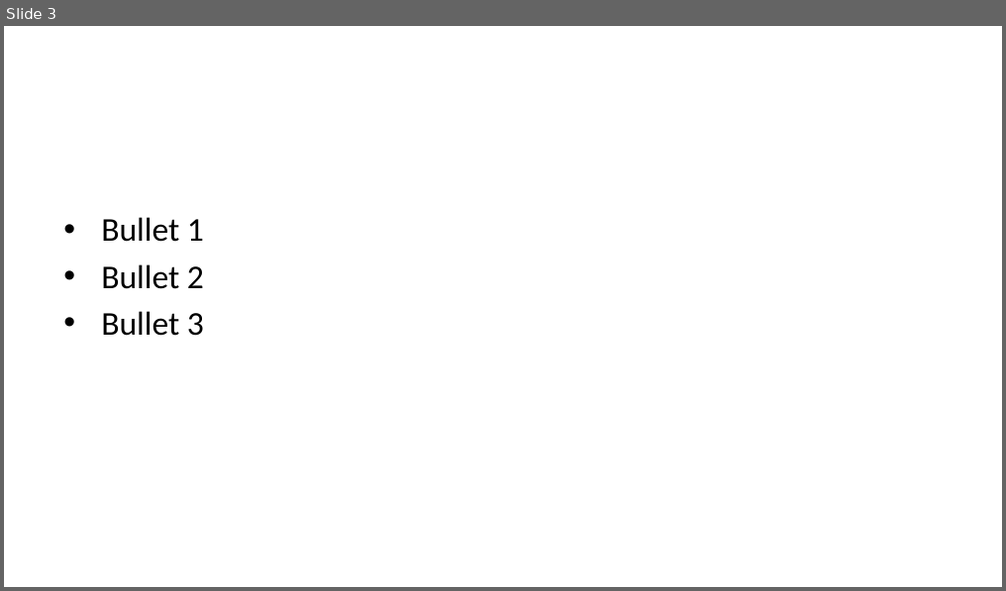
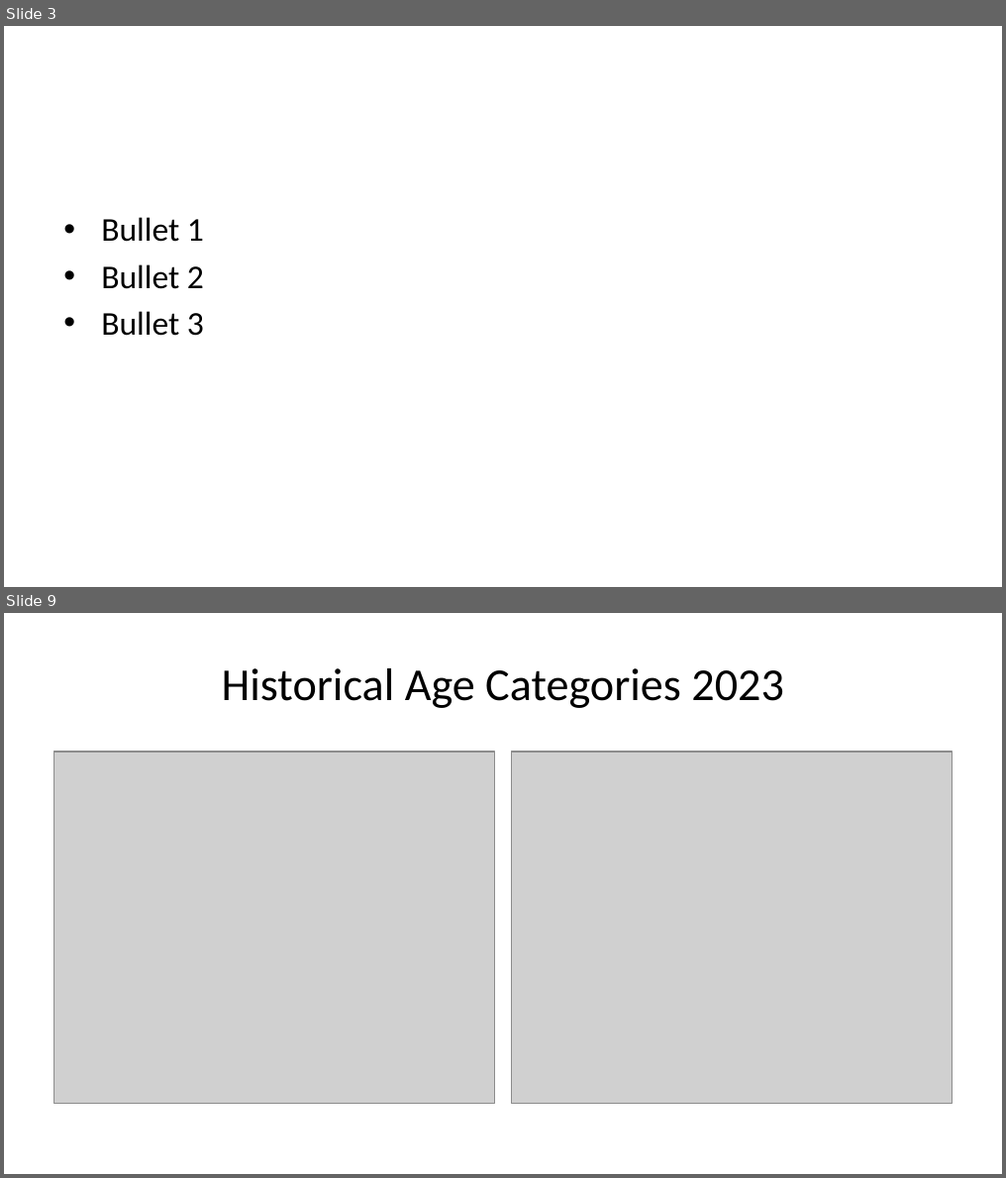
Before and after one commit to LeightonWu/demo_video, a slide deck: presentation.pptx. Shown one above the other, each under a label of ours: slide 3 before the commit, slides 3 and 9 after it; the slides between them are not shown. The pictures are 1006x591 and 1006x1178 pixels, drawn with LibreOffice and Linux fonts; fonts in the diff are those of the drawing; grey boxes stand for pictures. Boxes give left, top, right and bottom in pixels: in the first picture for what was removed or moved away, otherwise in the second. Text is boxed around its words. In the diff, an @@ line names an element or a change of style, - is before the commit and + after.

```diff
--- a/presentation.pptx
+++ b/presentation.pptx
@@ slide 9 added at (4, 613, 1002, 1174), background #FFFFFF @@
@@ title added at (222, 668, 783, 708), 33 pt, text #000000 @@
+Historical Age Categories 2023
@@ picture added at (54, 752, 495, 1104) @@
@@ picture added at (511, 752, 952, 1104) @@
```
Also in this commit, not shown: 1 slide changed, 5 other slides added, 2 other files.
